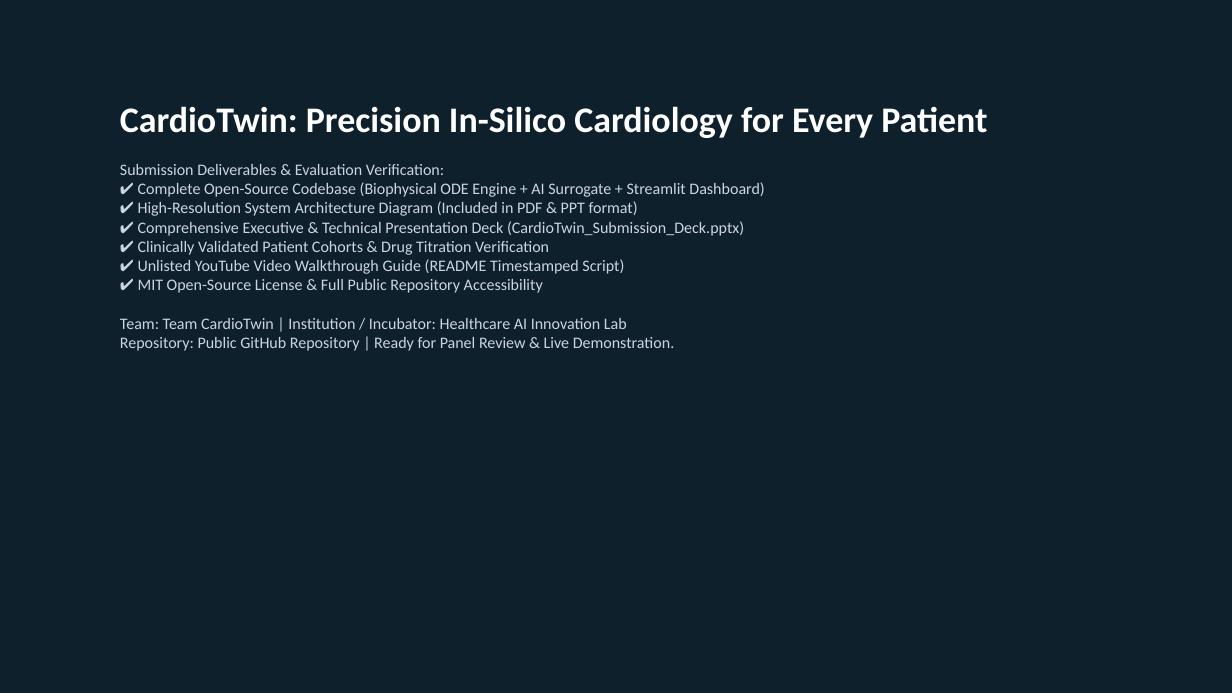
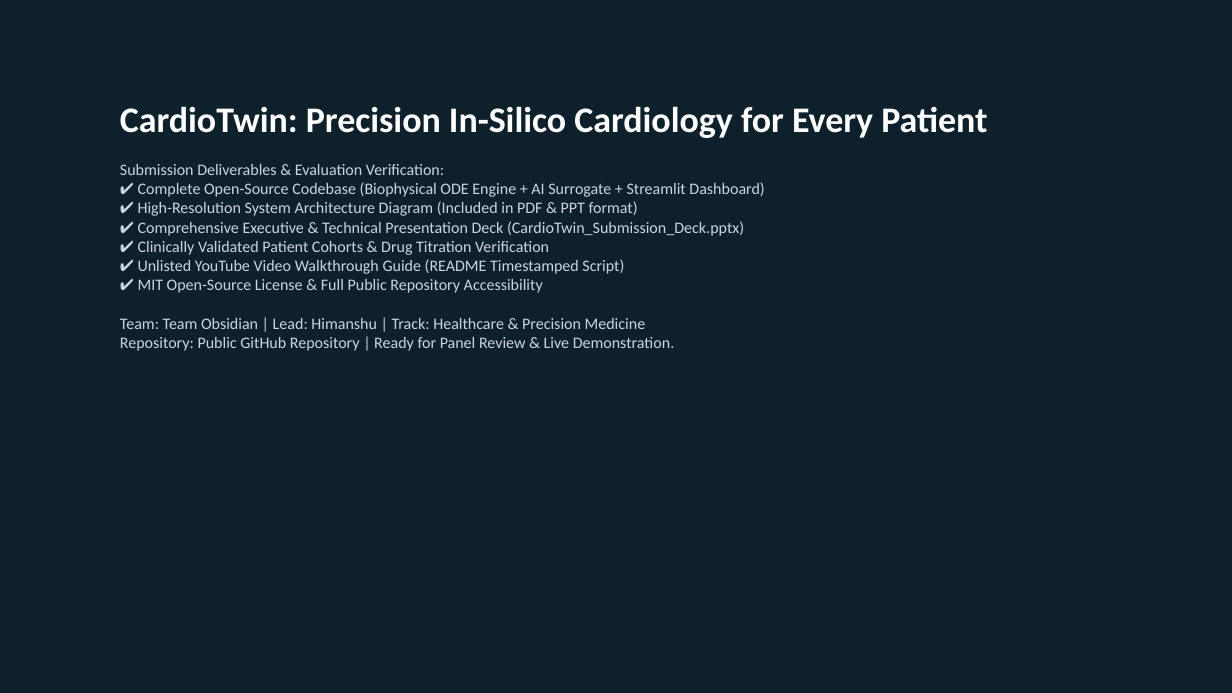
Before and after one commit to himanshumittal1439/cardiotwin-ai, a slide deck: slide 14 of assets/CardioTwin_Submission_Deck.pptx. Drawn at 1232x693 pixels with LibreOffice and Linux fonts; fonts in the diff are those of the drawing. Boxes give left, top, right and bottom in pixels: in the first picture for what was removed or moved away, otherwise in the second. Text is boxed around its words. In the diff, an @@ line names an element or a change of style, - is before the commit and + after.

Commit message:
Update team details: Himanshu (Lead), Team Obsidian

```diff
--- a/assets/CardioTwin_Submission_Deck.pptx
+++ b/assets/CardioTwin_Submission_Deck.pptx
@@ text at (x1=120, y1=164, x2=764, y2=351): text changed @@
-Submission Deliverables & Evaluation Verification:
-✔ Complete Open-Source Codebase (Biophysical ODE Engine + AI Surrogate + Streamlit Dashboard)
-✔ High-Resolution System Architecture Diagram (Included in PDF & PPT format)
-✔ Comprehensive Executive & Technical Presentation Deck (CardioTwin_Submission_Deck.pptx)
-✔ Clinically Validated Patient Cohorts & Drug Titration Verification
-✔ Unlisted YouTube Video Walkthrough Guide (README Timestamped Script)
-✔ MIT Open-Source License & Full Public Repository Accessibility
-Team: Team CardioTwin | Institution / Incubator: Healthcare AI Innovation Lab
-Repository: Public GitHub Repository | Ready for Panel Review & Live Demonstration.
+Submission Deliverables & Evaluation Verification:
+✔ Complete Open-Source Codebase (Biophysical ODE Engine + AI Surrogate + Streamlit Dashboard)
+✔ High-Resolution System Architecture Diagram (Included in PDF & PPT format)
+✔ Comprehensive Executive & Technical Presentation Deck (CardioTwin_Submission_Deck.pptx)
+✔ Clinically Validated Patient Cohorts & Drug Titration Verification
+✔ Unlisted YouTube Video Walkthrough Guide (README Timestamped Script)
+✔ MIT Open-Source License & Full Public Repository Accessibility
+Team: Team Obsidian | Lead: Himanshu | Track: Healthcare & Precision Medicine
+Repository: Public GitHub Repository | Ready for Panel Review & Live Demonstration.
```
Also in this commit, not shown: 1 other slide changed, 2 other files.
